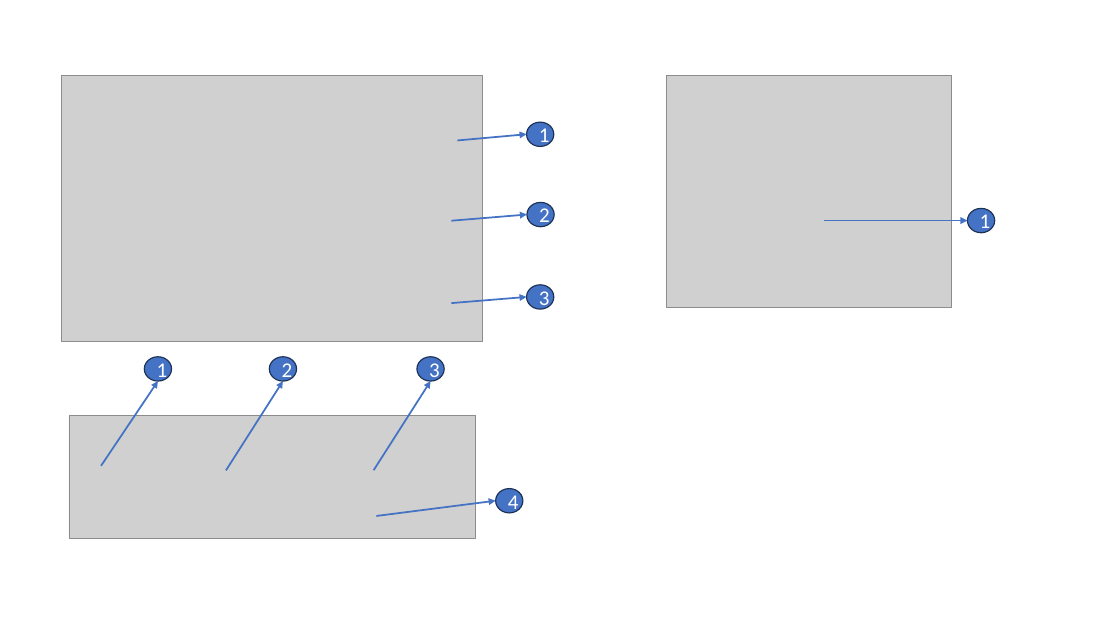
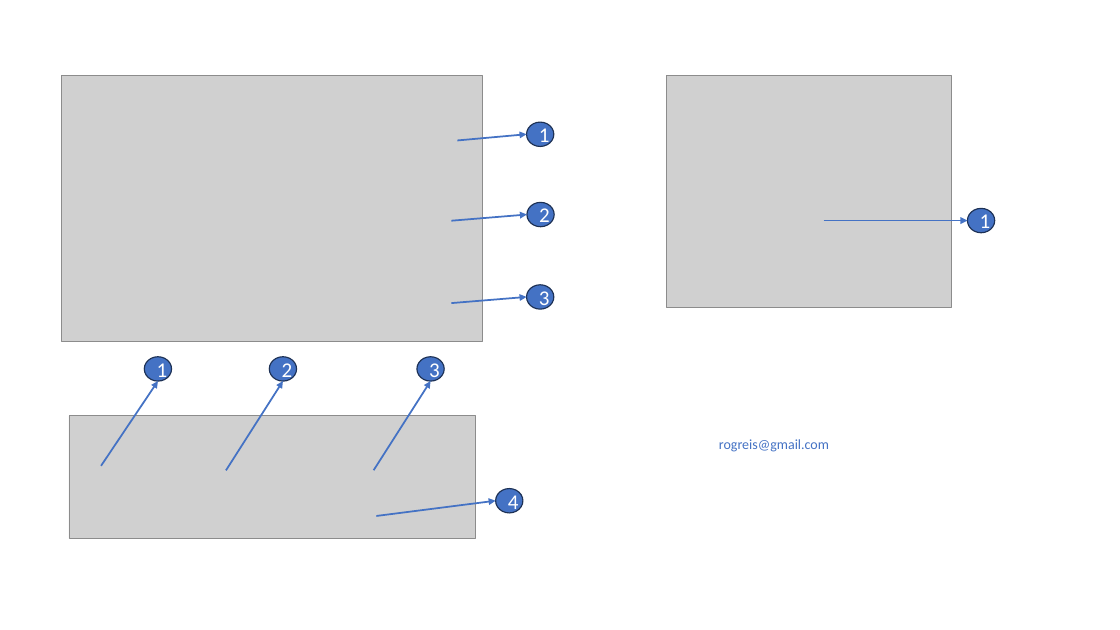
Before and after one commit to Rogreis/UbStudyHelpMAUI, a slide deck: slide 5 of help/images/ImagesForAmadonHelp.pptx. Drawn at 1120x630 pixels with LibreOffice and Linux fonts; fonts in the diff are those of the drawing; grey boxes stand for pictures. Boxes give left, top, right and bottom in pixels: in the first picture for what was removed or moved away, otherwise in the second. Text is boxed around its words. In the diff, an @@ line names an element or a change of style, - is before the commit and + after.

```diff
--- a/help/images/ImagesForAmadonHelp.pptx
+++ b/help/images/ImagesForAmadonHelp.pptx
@@ text added at (x1=719, y1=439, x2=829, y2=452), 12 pt, text #4472C4 @@
+rogreis@gmail.com
```
Also in this commit, not shown: 1 other slide changed, 1 other file.
